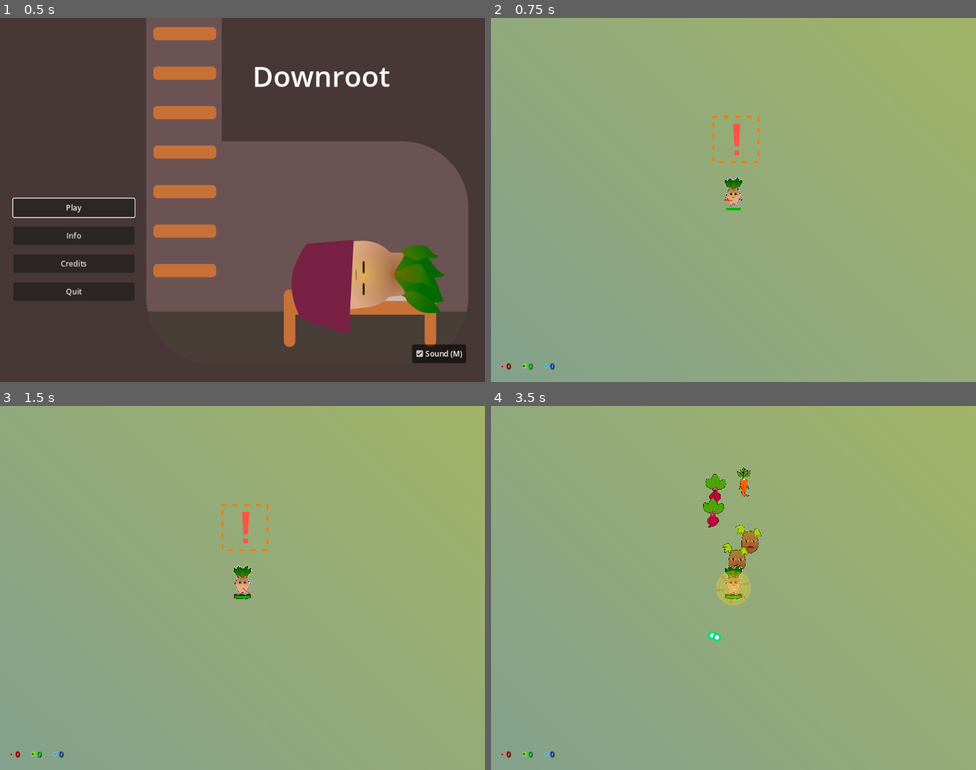
Above: before the commit, frames 1-4 (two rows, left to right).
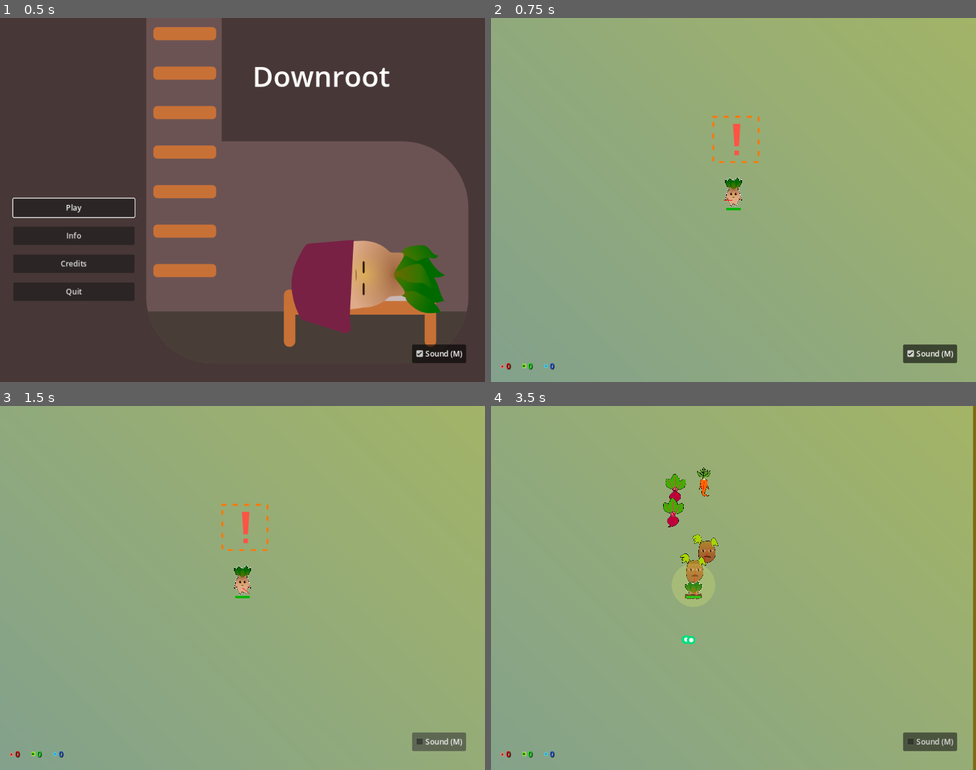
Above: after the commit, the same moments.

Repository: Zereijin/GGJ2023
Game: Godot game, scene res://main_menu/main_menu.tscn
Same seed, same stepped clock (60 frames per second), same inputs: the game is played once before the commit and once after it. Sound files missing from this copy of the repository are replaced by a short silence.
Inputs (mouse positions are in pixels of both pictures, inside the frame that each line leads up to):
- Up to frame 1 (0.5 s): no input
- Up to frame 2 (0.75 s): click "Play" at 0.5 s
- Up to frame 3 (1.5 s): click (441, 740) at 1.25 s, where only the run after the commit has a clickable "Sound (M)"
- Up to frame 4 (3.5 s): move the mouse to (840, 569) at 2.02 s; press the mouse at (840, 569) at 2.03 s; hold D (right) 2.03-2.75 s; tap Space (shop) at 2.27 s; release the mouse at (840, 569) at 2.75 s; click "Leave Shop" at 2.75 s

Frame 1 is identical in both runs. In frame 2, 0.6% of the frame differs, in the area x 84-97%, y 89-95%; in frame 3, 0.7%; in frame 4, 3.8%, in the area x 35-100%, y 0-100%.

Commit message:
Add mute button to main game

Diff:
--- a/game/game.tscn
+++ b/game/game.tscn
@@ -17,6 +17,7 @@
 [ext_resource type="Theme" uid="uid://dbf3mfbni11oq" path="res://main_menu/main_menu_theme/main_menu_theme.tres" id="8_sltvh"]
 [ext_resource type="Script" path="res://game/enemy/evolution_timer.gd" id="9_kei2x"]
 [ext_resource type="PackedScene" uid="uid://cj4gfeuhn8y2b" path="res://main_menu/button_sound_controller.tscn" id="17_jvryq"]
+[ext_resource type="PackedScene" uid="uid://ciev25y0jewy5" path="res://main_menu/sound_button/sound_button.tscn" id="17_kwsm5"]
 
 [sub_resource type="RectangleShape2D" id="RectangleShape2D_g6qmg"]
 size = Vector2(100, 2000)
@@ -258,6 +259,9 @@
 focus_neighbor_bottom = NodePath("../../GridContainer/BodyVBoxContainer/HealthStatContainer/UpgradeButton")
 text = "Quit Game"
 
+[node name="SoundButtonMarginContainer" parent="ShopLayer" instance=ExtResource("17_kwsm5")]
+offset_left = -194.0
+
 [node name="ButtonSoundController" parent="ShopLayer" instance=ExtResource("17_jvryq")]
 
 [connection signal="dead" from="Garden/Objects/Player" to="ShopLayer/GameOverPanel" method="open"]
Not shown: 1 places in game/game.tscn that only renumber resources
